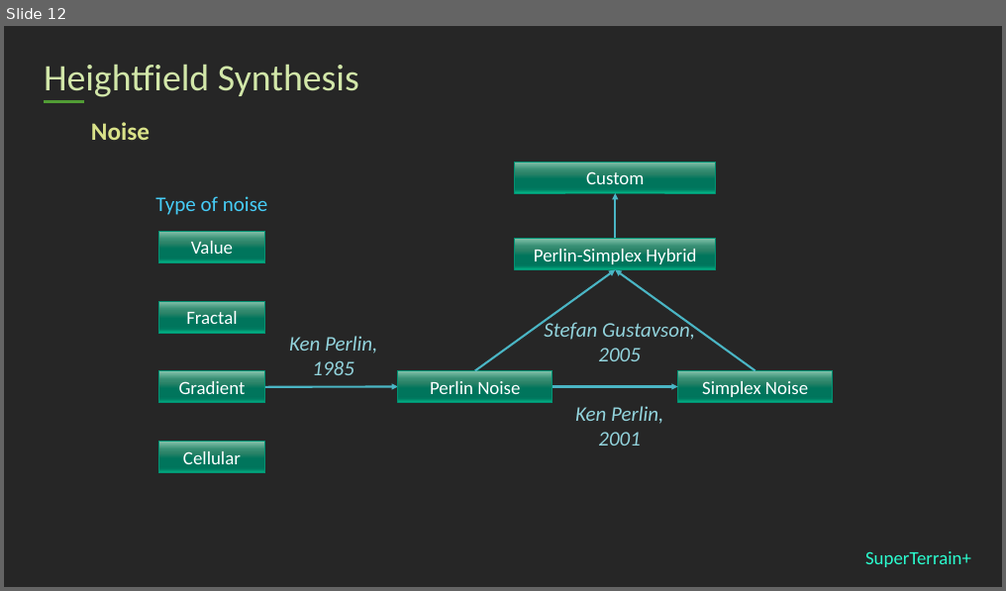
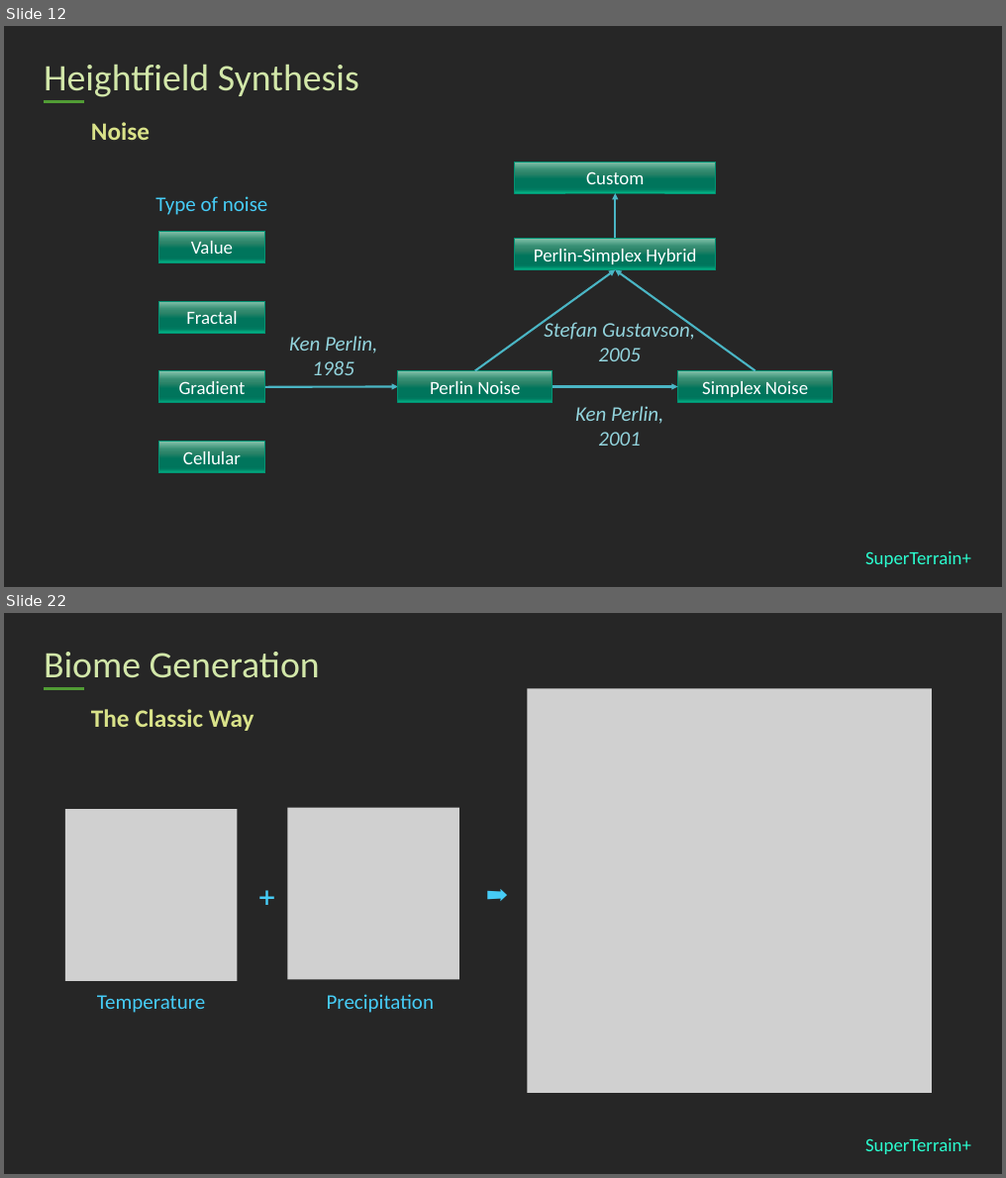
Before and after one commit to stephen-hqxu/superterrainplus, a slide deck: Report/Presentation/stephen-presentation.pptx. Shown one above the other, each under a label of ours: slide 12 before the commit, slides 12 and 22 after it; the slides between them are not shown. The pictures are 1006x591 and 1006x1178 pixels, drawn with LibreOffice and Linux fonts; fonts in the diff are those of the drawing; grey boxes stand for pictures. Boxes give left, top, right and bottom in pixels: in the first picture for what was removed or moved away, otherwise in the second. Text is boxed around its words. In the diff, an @@ line names an element or a change of style, - is before the commit and + after.

```diff
--- a/Report/Presentation/stephen-presentation.pptx
+++ b/Report/Presentation/stephen-presentation.pptx
@@ slide 22 added at bbox=[4, 613, 1002, 1174], background #262626; not listed: 2 template elements that a slide beside it also shows @@
@@ title added at bbox=[44, 652, 320, 678], 36 pt, text #D2E7A9 @@
+Biome Generation
@@ picture added at bbox=[528, 688, 933, 1093] @@
@@ text added at bbox=[91, 709, 254, 731], 24 pt, text #D9E289, bold @@
+The Classic Way
@@ picture added at bbox=[65, 809, 238, 981] @@
@@ picture added at bbox=[288, 808, 460, 980] @@
@@ text added at bbox=[477, 877, 519, 910], 20 pt, text #46CCF6 @@
+➡
@@ text added at bbox=[247, 881, 288, 914], 20 pt, text #46CCF6 @@
+➕
@@ text added at bbox=[97, 995, 206, 1013], 20 pt, text #46CCF6 @@
+Temperature
@@ text added at bbox=[327, 994, 434, 1013], 20 pt, text #46CCF6 @@
+Precipitation
```
Also in this commit, not shown: 2 slides changed, 14 other slides added, 17 other files.
